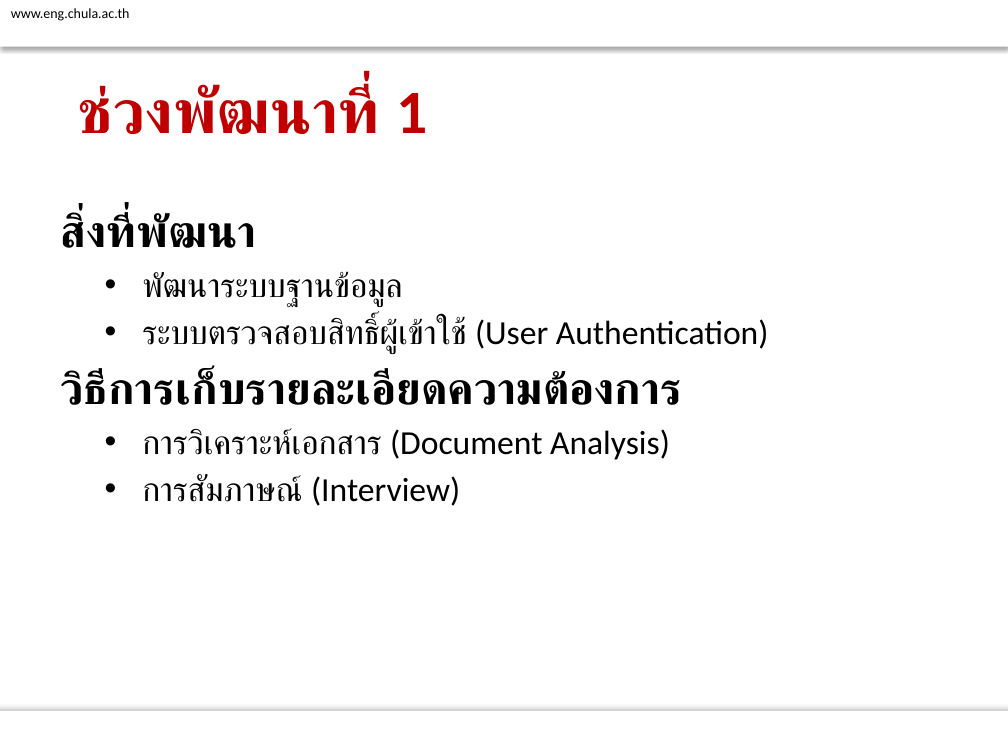
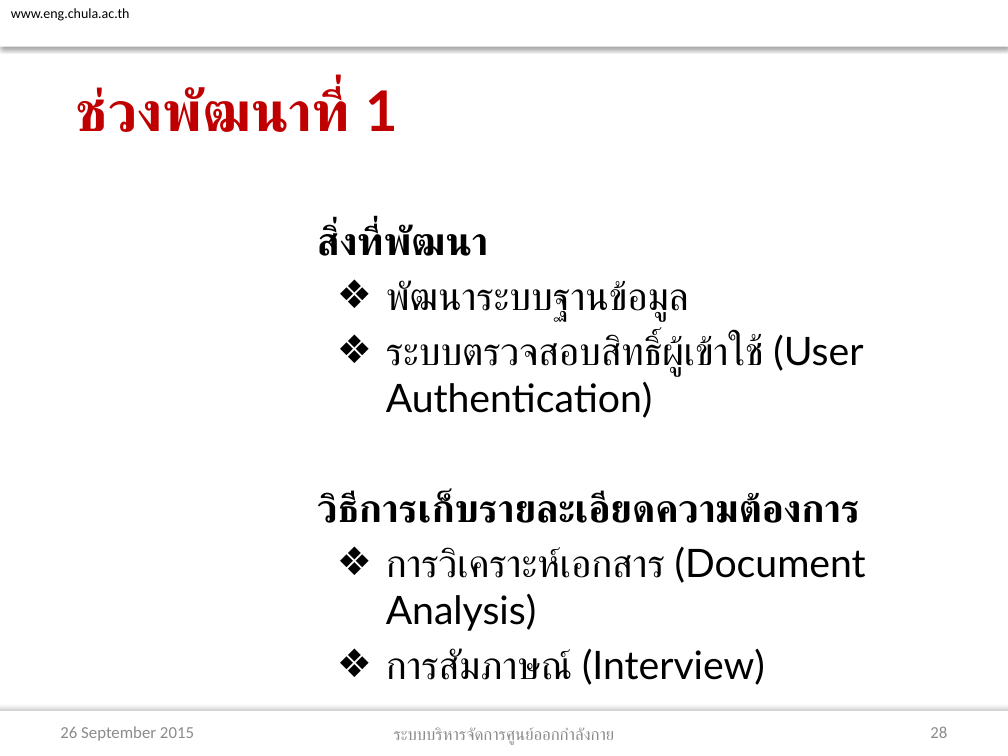
Before and after one commit to atadeesom/BubbleBeeDoc, a slide deck: slide 28 of Proposal/Final/Presentation R1.pptx (slide 27 before the commit). Drawn at 1008x756 pixels with LibreOffice and Linux fonts; fonts in the diff are those of the drawing; background and template pictures are left out. Boxes give left, top, right and bottom in pixels: in the first picture for what was removed or moved away, otherwise in the second. Text is boxed around its words. In the diff, an @@ line names an element or a change of style, - is before the commit and + after.

```diff
--- a/Proposal/Final/Presentation R1.pptx
+++ b/Proposal/Final/Presentation R1.pptx
@@ title "ช่วงพัฒนาที่ 1" at [76, 87, 398, 132]: size 44 to 40 pt, font Calibri to Lato @@
@@ text "สิ่งที่พัฒนา": place and size @@
-text "สิ่งที่พัฒนา" at [60, 213, 769, 506]
+text "สิ่งที่พัฒนา" at [317, 225, 866, 685]
@@ text "สิ่งที่พัฒนา" at [317, 225, 866, 685]: size 32 to 28 pt in "สิ่งที่พัฒนา", "วิธีการเก็บรายละเอียดความต้องการ"; font Calibri to Lato; size 24 to 28 pt in "พัฒนาระบบฐานข้อมูล", "ระบบตรวจสอบสิทธิ์ผู้เข้าใช้ (User Authentication)", "การวิเคราะห์เอกสาร (Document Analysis)", "การสัมภาษณ์ (Interview)"; indent changed; bullet • to ❖ @@
@@ text added at [60, 726, 194, 741], 12 pt, text #8C8C8C @@
+26 September 2015
@@ text added at [394, 727, 615, 745], 12 pt, text #8C8C8C @@
+ระบบบริหารจัดการศูนย์ออกกำลังกาย
@@ page number added at [930, 726, 947, 738], 12 pt, text #8C8C8C @@
+28
```
Also in this commit, not shown: 29 other slides changed, 6 slides added, 6 slides removed.
